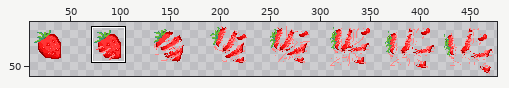
Two versions of one sprite sheet, assets/images/fruits/strawberry.png. The first picture is a wide view before the edit; the outline marks the close-up.
Close-up. Before the commit:
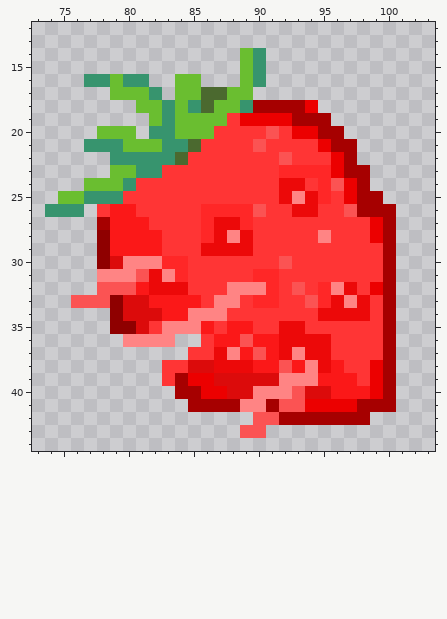
The file is 480x60 pixels. Colours within 5 levels of each other are drawn and written as one. Shown: x 73..103, y 12..44. The wide view leaves out empty margins. The commit also changed other parts of the picture, which this record leaves out.
After:
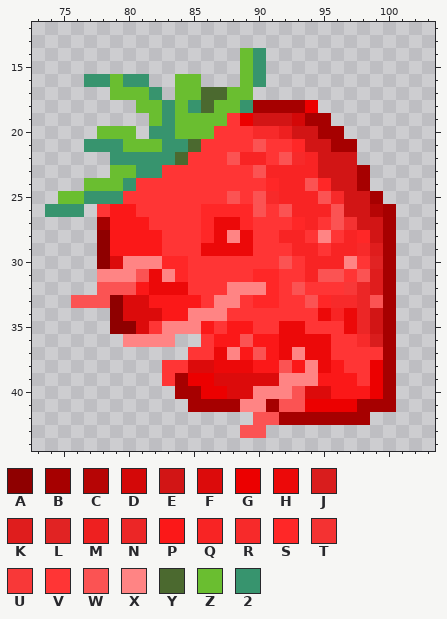
Palette (. is transparent): A #8f0000  B #a60000  C #b60505  D #d40808  E #d21515  F #dc0b0b  G #ec0000  H #ec0909  J #d91d1d  K #df1d1d  L #e12323  M #ee2020  N #ec2626  P #fb1818  Q #f82424  R #f72a2a  S #ff2727  T #f43232  U #f83838  V #ff3535  W #fb5353  X #ff8484  Y #4b692f  Z #6abe30  2 #37946e
Diff:
y 19: x 90..93 GGGB -> EEED
y 20: x 90..94 VWVGG -> RRMEE
y 21: x 93..95 VVG -> SEE
y 22: x 88..90 VVV -> WQQ; x 93..97 VVVGB -> RQEEE
y 23: x 90..97 VVSSSSGB -> WQQQQEEE
y 24: x 91..94 VHHV -> SQQW; x 96..97 WG -> EE
y 25: x 88 V -> W; x 90..98 VVHXHSVGB -> WRQQQWREE
y 26: x 92..99 VHHVVWBB -> WQQQWEEC
y 27: x 93..94 VV -> SQ; x 96..99 VVVG -> WTEE
y 28: x 92..93 VV -> QQ; x 97..99 VVG -> QSE
y 29: x 93..94 VV -> QQ; x 96..99 VVVV -> QQRK
y 30: x 94..97 VVVV -> QQQX; x 99 V -> L
y 31: x 94..96 VVV -> QWW; x 98..99 VV -> WK
y 32: x 95..99 SXHVG -> VVUNK
y 33: x 96..99 HXHV -> RRNW
y 34: x 96 H -> Q; x 98..99 HV -> NE
y 35: x 97..99 VVV -> HNE
y 36: x 98..99 VV -> RJ
